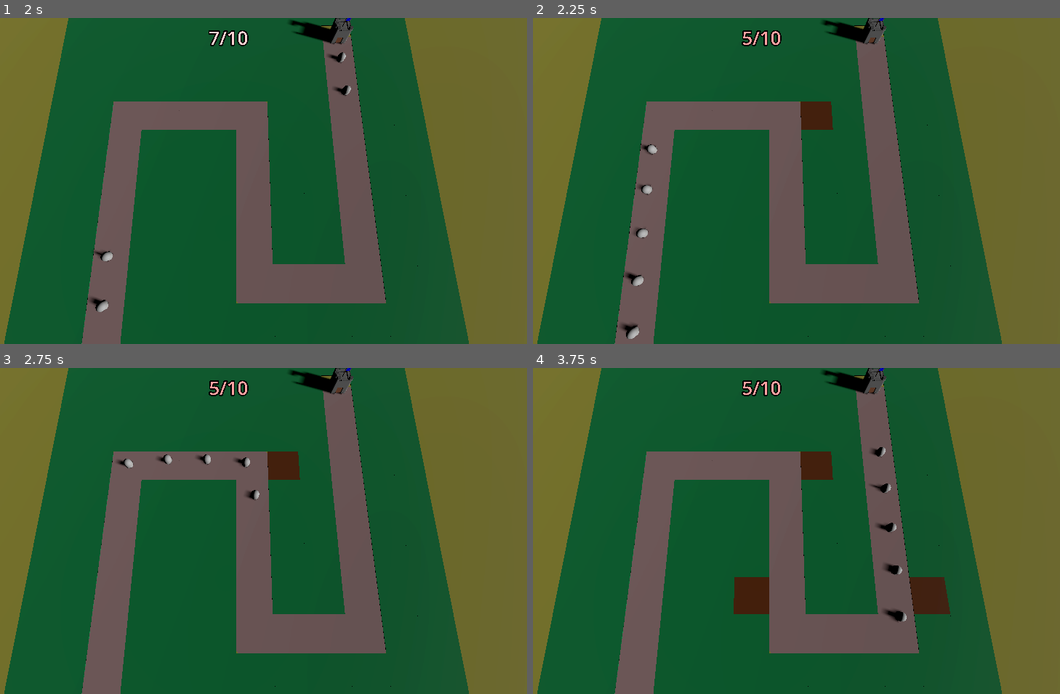
Above: before the commit, frames 1-4 (two rows, left to right).
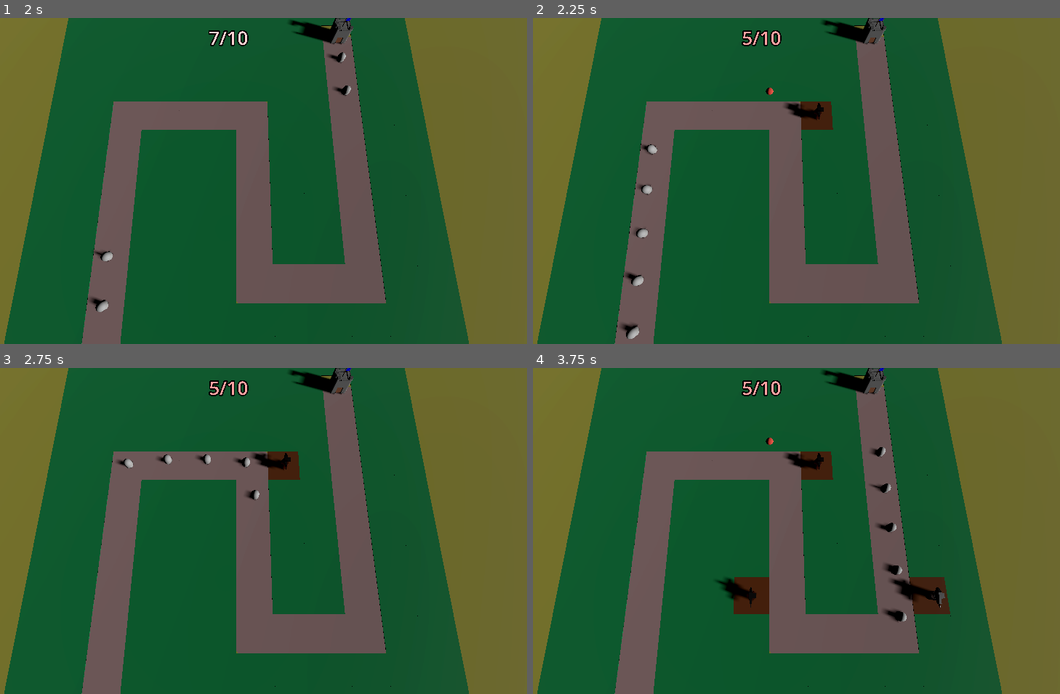
Above: after the commit, the same moments.

Repository: SpookyUboa/barbarian-blaster
Game: Godot game, scene res://Scenes/BaseScene.tscn
Two runs of this game, one before a commit and one after it. Both use one fixed random seed, a clock stepped at 60 frames per second and the inputs below.
Inputs (mouse positions are in pixels of both pictures, inside the frame that each line leads up to):
- Up to frame 1 (2 s): move the mouse to (363, 164) at 0.52 s; press the mouse at (363, 164) at 0.53 s; move the mouse to (121, 197) at 1.27 s; release the mouse at (121, 197) at 1.28 s; click (121, 197) at 1.35 s
- Up to frame 2 (2.25 s): move the mouse to (828, 109) at 2.02 s; press the mouse at (828, 109) at 2.03 s
- Up to frame 3 (2.75 s): no input
- Up to frame 4 (3.75 s): move the mouse to (738, 596) at 2.77 s; release the mouse at (738, 596) at 2.78 s; click (738, 596) at 2.85 s; move the mouse to (944, 579) at 3.52 s; press the mouse at (944, 579) at 3.53 s

Frame 1 is identical in both runs. In frame 2, 0.2% of the frame differs, in the area x 44-56%, y 21-32%; in frame 3, 0.2%; in frame 4, 0.9%, in the area x 34-79%, y 21-74%.

Commit message:
Turrets and projectiles

Diff:
--- a/RayPickerCamera/ray_picker_camera.gd
+++ b/RayPickerCamera/ray_picker_camera.gd
@@ -3,6 +3,7 @@
 @onready var ray_cast_3d: RayCast3D = $RayCast3D
 
 @export var gridmap : GridMap
+@export var turret_manager : Node3D
 
 func _process(delta: float) -> void:
 	var mouse_position : Vector2 = get_viewport().get_mouse_position()
@@ -18,5 +19,7 @@
 				var cell = gridmap.local_to_map(collision_point)
 				if gridmap.get_cell_item(cell) == 1:
 					gridmap.set_cell_item(cell, 2)
+					var tile_position = gridmap.map_to_local(cell)
+					turret_manager.build_turret(tile_position)
 	else:
 		Input.set_default_cursor_shape(Input.CURSOR_ARROW)
--- a/Scenes/BaseScene.tscn
+++ b/Scenes/BaseScene.tscn
@@ -1,9 +1,11 @@
-[gd_scene load_steps=11 format=3 uid="uid://duxvxleftnvka"]
+[gd_scene load_steps=13 format=3 uid="uid://duxvxleftnvka"]
 
 [ext_resource type="MeshLibrary" uid="uid://b3kydxantc0xq" path="res://MeshLibraries/SpaceLibrary.tres" id="1_143bo"]
 [ext_resource type="PackedScene" uid="uid://5e72osxc0hmm" path="res://RayPickerCamera/ray_picker_camera.tscn" id="1_cystc"]
 [ext_resource type="PackedScene" uid="uid://d1nwcfvaf5u0a" path="res://Scenes/enemy.tscn" id="2_j5mrh"]
 [ext_resource type="PackedScene" uid="uid://cmwyoae0ds2o2" path="res://Models/base.tscn" id="3_56gw6"]
+[ext_resource type="Script" path="res://Scenes/TurretManager.gd" id="5_vl2hw"]
+[ext_resource type="PackedScene" uid="uid://2dvp65fy17kr" path="res://Scenes/turret.tscn" id="6_hpwy0"]
 
 [sub_resource type="ProceduralSkyMaterial" id="ProceduralSkyMaterial_hqlj4"]
 sky_horizon_color = Color(0.64625, 0.65575, 0.67075, 1)
@@ -47,8 +49,9 @@
 material_override = SubResource("StandardMaterial3D_17wik")
 size = Vector3(100, 2, 100)
 
-[node name="RayPickerCamera" parent="." node_paths=PackedStringArray("gridmap") instance=ExtResource("1_cystc")]
+[node name="RayPickerCamera" parent="." node_paths=PackedStringArray("gridmap", "turret_manager") instance=ExtResource("1_cystc")]
 gridmap = NodePath("../GridMap")
+turret_manager = NodePath("../TurretManager")
 
 [node name="GridMap" type="GridMap" parent="."]
 mesh_library = ExtResource("1_143bo")
@@ -113,5 +116,9 @@
 progress = 20.0
 use_model_front = true
 
-[node name="base" parent="." instance=ExtResource("3_56gw6")]
+[node name="Base" parent="." instance=ExtResource("3_56gw6")]
 transform = Transform3D(-4.37114e-08, 0, -1, 0, 1, 0, 1, 0, -4.37114e-08, 14, 0, -14)
+
+[node name="TurretManager" type="Node3D" parent="."]
+script = ExtResource("5_vl2hw")
+turret = ExtResource("6_hpwy0")
--- /dev/null
+++ b/Scenes/TurretManager.gd
@@ -0,0 +1,8 @@
+extends Node3D
+
+@export var turret : PackedScene
+
+func build_turret(turret_position : Vector3) -> void:
+	var new_turret = turret.instantiate()
+	add_child(new_turret)
+	new_turret.global_position = turret_position
--- /dev/null
+++ b/Scenes/projectile.gd
@@ -0,0 +1,8 @@
+extends Area3D
+
+var direction := Vector3.FORWARD
+
+@export var speed := 30.0
+
+func _physics_process(delta: float) -> void:
+	position += direction * speed * delta
--- /dev/null
+++ b/Scenes/projectile.tscn
@@ -0,0 +1,21 @@
+[gd_scene load_steps=5 format=3 uid="uid://nned5gjjqfxu"]
+
+[ext_resource type="Script" path="res://Scenes/projectile.gd" id="1_i06c8"]
+
+[sub_resource type="SphereShape3D" id="SphereShape3D_ogxdj"]
+
+[sub_resource type="StandardMaterial3D" id="StandardMaterial3D_cm80o"]
+albedo_color = Color(0.788235, 0.254902, 0.203922, 1)
+
+[sub_resource type="SphereMesh" id="SphereMesh_w4cey"]
+material = SubResource("StandardMaterial3D_cm80o")
+
+[node name="projectile" type="Area3D"]
+top_level = true
+script = ExtResource("1_i06c8")
+
+[node name="CollisionShape3D" type="CollisionShape3D" parent="."]
+shape = SubResource("SphereShape3D_ogxdj")
+
+[node name="MeshInstance3D" type="MeshInstance3D" parent="."]
+mesh = SubResource("SphereMesh_w4cey")
--- /dev/null
+++ b/Scenes/turret.gd
@@ -0,0 +1,7 @@
+extends Node3D
+
+@export var projectile: PackedScene
+
+func _ready() -> void:
+	var shot = projectile.instantiate()
+	add_child(shot)
--- /dev/null
+++ b/Scenes/turret.tscn
@@ -0,0 +1,9 @@
+[gd_scene load_steps=4 format=3 uid="uid://2dvp65fy17kr"]
+
+[ext_resource type="PackedScene" uid="uid://d3mgmj0nsjuig" path="res://Models/turret.glb" id="1_qngod"]
+[ext_resource type="Script" path="res://Scenes/turret.gd" id="2_asckj"]
+[ext_resource type="PackedScene" uid="uid://nned5gjjqfxu" path="res://Scenes/projectile.tscn" id="2_grgyy"]
+
+[node name="turret" instance=ExtResource("1_qngod")]
+script = ExtResource("2_asckj")
+projectile = ExtResource("2_grgyy")
Not shown: 6 places in MeshLibraries/SpaceLibrary.tres that only renumber resources
Binary file added: Models/turret.glb
Not shown, added: Models/turret.glb.import
Not shown, added: Models/turret.blend
